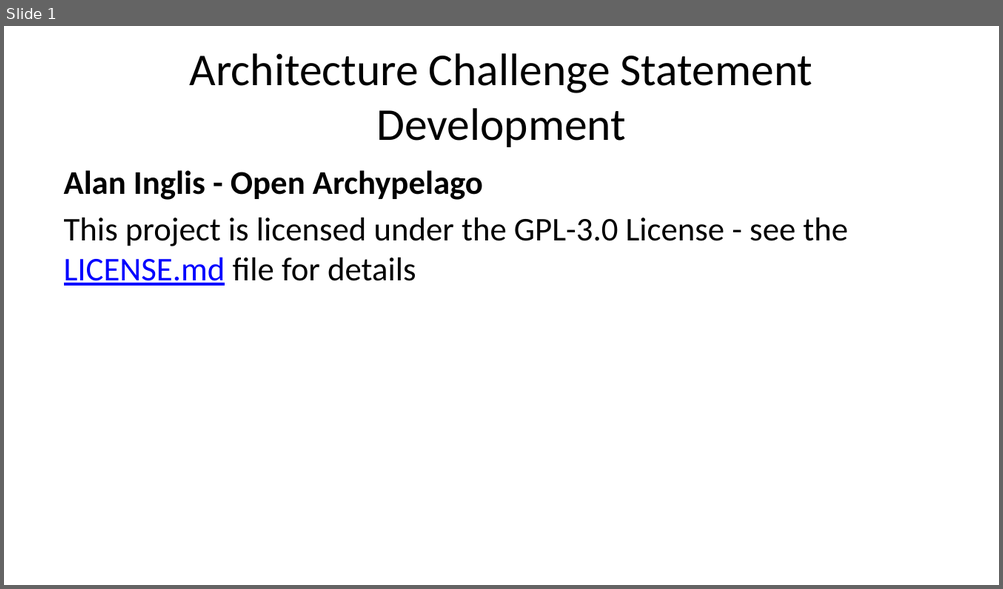
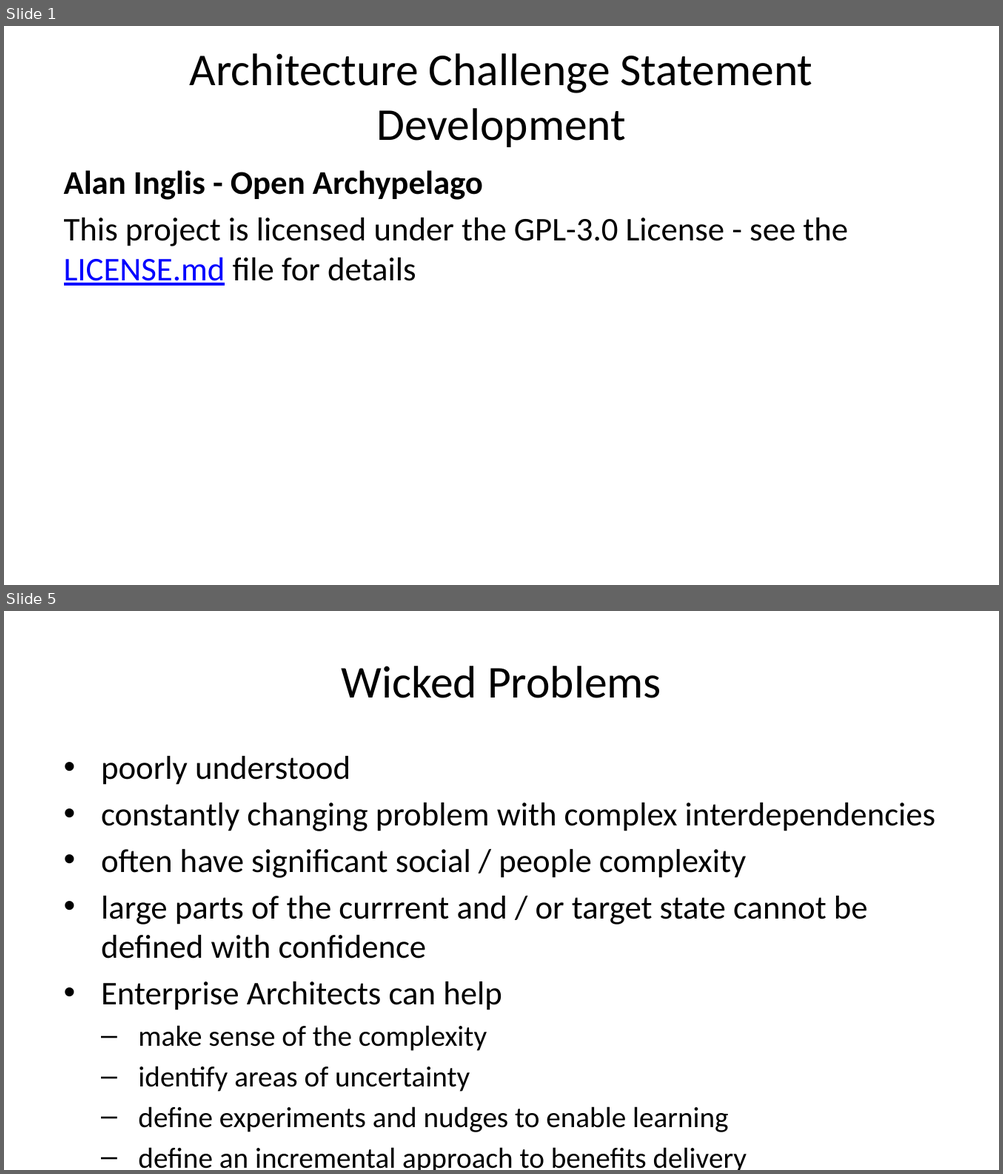
Before and after one commit to Open-Archypelago/Archypelago, a slide deck: building-blocks/problem-statement/Architecture-Challenge.pptx. Shown one above the other, each under a label of ours: slide 1 before the commit, slides 1 and 5 after it; the slides between them are not shown. The pictures are 1003x589 and 1003x1174 pixels, drawn with LibreOffice and Linux fonts; fonts in the diff are those of the drawing. Boxes give left, top, right and bottom in pixels: in the first picture for what was removed or moved away, otherwise in the second. Text is boxed around its words. In the diff, an @@ line names an element or a change of style, - is before the commit and + after.

```diff
--- a/building-blocks/problem-statement/Architecture-Challenge.pptx
+++ b/building-blocks/problem-statement/Architecture-Challenge.pptx
@@ slide 5 added at [4, 611, 999, 1170], background #FFFFFF @@
@@ title added at [341, 666, 661, 698], 33 pt, text #000000 @@
+Wicked Problems
@@ text added at [101, 756, 936, 1170], 24 pt, text #000000 @@
+• poorly understood
+• constantly changing problem with complex interdependencies
+• often have significant social / people complexity
+• large parts of the currrent and / or target state cannot be defined with confidence
+• Enterprise Architects can help
+  – make sense of the complexity
+  – identify areas of uncertainty
+  – define experiments and nudges to enable learning
+  – define an incremental approach to benefits delivery
+EA engagement is likely to be continual during the programme
```
Also in this commit, not shown: 9 slides changed, 7 other slides added, 1 slide removed, 5 other files.
